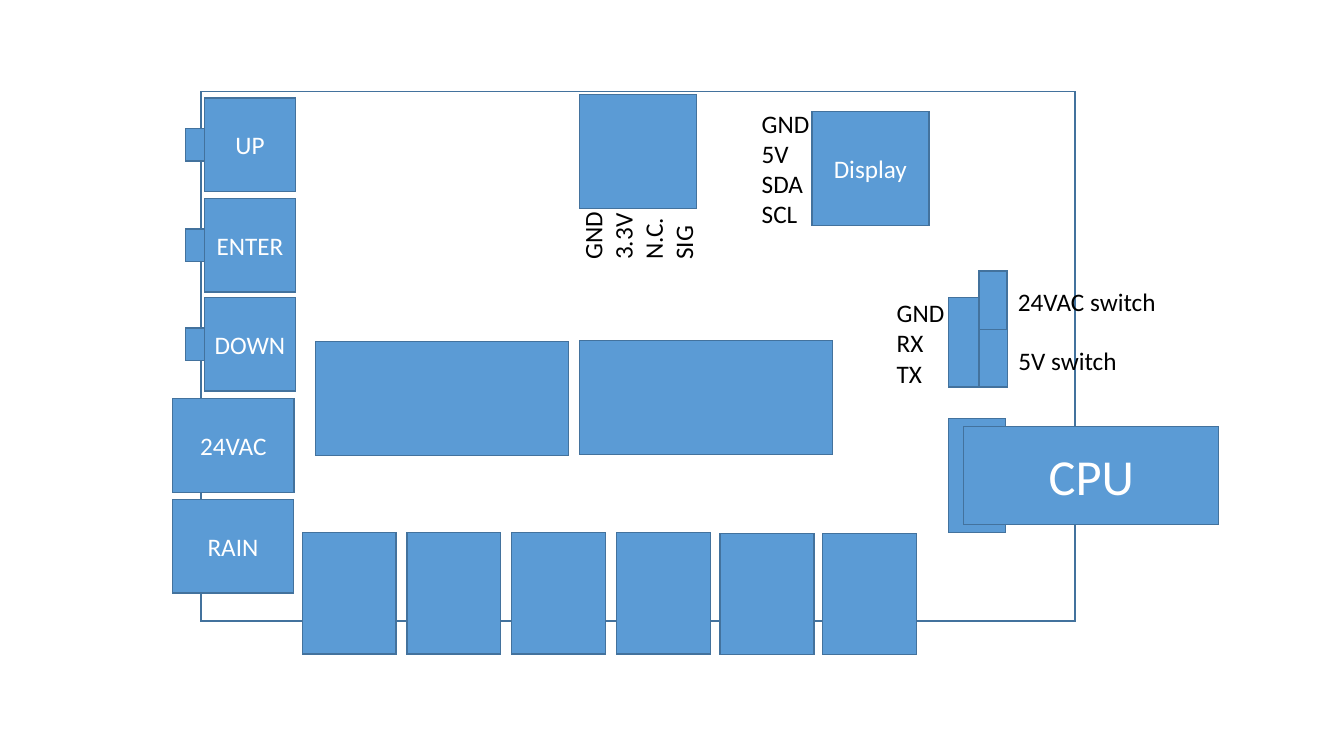
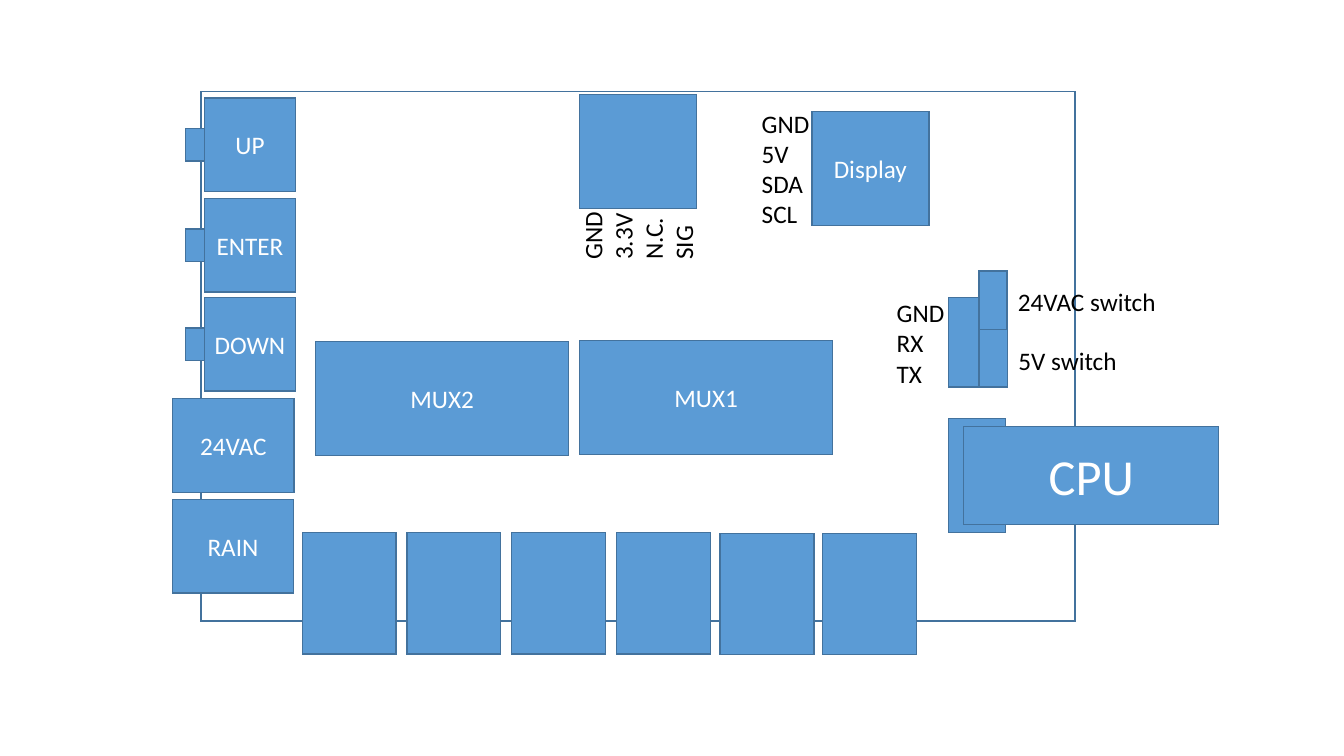
Before and after one commit to cdadgar/sprinkler, a slide deck: slide 2 of sprinkler.pptx. Drawn at 1344x756 pixels with LibreOffice and Linux fonts; fonts in the diff are those of the drawing. Boxes give left, top, right and bottom in pixels: in the first picture for what was removed or moved away, otherwise in the second. Text is boxed around its words. In the diff, an @@ line names an element or a change of style, - is before the commit and + after.

```diff
--- a/sprinkler.pptx
+++ b/sprinkler.pptx
@@ text in rectangle at (410, 391, 474, 408): text added @@
+MUX2
@@ text in rectangle at (674, 391, 738, 407): text added @@
+MUX1
```
Also in this commit, not shown: 2 other files.
